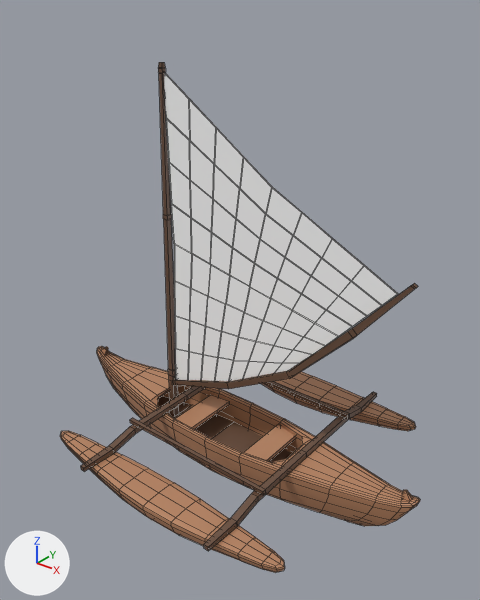
A saved change to the FBX model IslandWish/IslandWishGame/Assets/Art/Environment/boat.fbx.
The view is the same before and after, from a 50 mm lens placed at (6.5, -7.42, 7.51), pointed at (0.56, 0.01, 2.91). Every picture has the same lights, and +X, +Y and +Z are marked at lower left. Mesh edges are drawn as thin lines. Where no turn or scale is listed for an object, it has been applied to the vertices.

Objects in the first picture: 'boat', 'sail'.
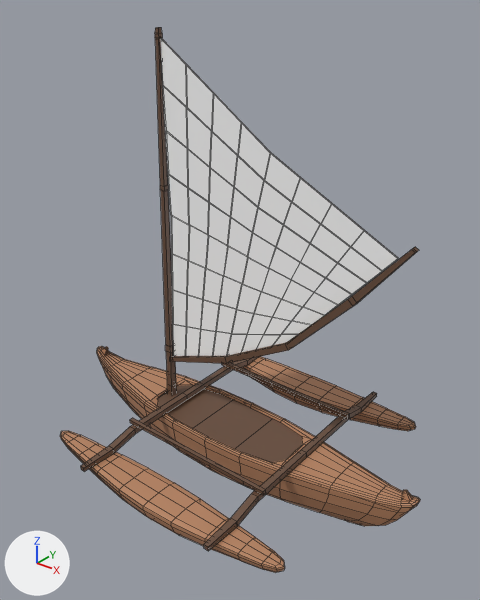
Where the newer file only moved an object's origin or applied its transform, the numbers keep the older frame.

Where the change shows, as pixel boxes [x1, y1, x2, y2] in the pictures (480 x 600 px; the box of a moved part takes in the faces that stretch with it):
'sail', mesh moved
    before: [158, 62, 418, 417]
    after: [155, 27, 419, 395]
'boat', reshaped, rescaled
    both: [60, 346, 420, 573]
part 2 of me_cube_040, moved or reshaped
    both: [204, 392, 377, 551]
part 3 of me_cube_040, moved or reshaped
    before: [81, 386, 206, 471]
    after: [81, 357, 258, 471]
part 4 of me_cube_040, moved or reshaped
    before: [265, 381, 350, 419]
    after: [222, 363, 350, 419]
part 5 of me_cube_040, moved or reshaped
    both: [130, 418, 266, 495]
part 6 of me_cube_040, moved or reshaped
    both: [97, 346, 420, 526]
part 7 of me_cube_040, moved or reshaped
    both: [60, 431, 285, 573]
part 8 of me_cube_040, moved or reshaped
    before: [261, 372, 416, 431]
    after: [231, 356, 416, 431]
part 9 of me_cube_040, moved or reshaped (not visible afterwards)
    before: [175, 395, 229, 429]
part 10 of me_cube_040, moved or reshaped (not visible afterwards)
    before: [243, 425, 295, 461]
part 11 of me_cube_040, moved or reshaped
    before: [158, 396, 292, 462]
    after: [158, 385, 303, 462]

Edits to the bpy script that builds the scene:
```text
Change me_cube_041:
    where me_cube_041.from_pydata(...)  # 256 vertices, 216 faces; spans x -0.08..4.46, y -0.22..0.09, z -0.14..6.34
    used by ob_sail; location = (-1.01, -0.02, 0.04)
    me_cube_041 part 1: the whole mesh is moved by (-0.06, 0.02, 0.48)
Change me_cube_040:
    where me_cube_040.from_pydata(...)  # 790 vertices, 765 faces; spans x -86.6..34.4, y -2.4..2.4, z -22.9..5.6
    used by ob_boat; location = (1.89, 0.0, 0.55); scale = (0.0578, 1.0, 0.0506)
    me_cube_040 part 2: the loose piece of 28 vertices spanning x -1.0..1.0, y -2.4..2.4, z -3.2..1.0 is scaled about the mesh origin by (0.0578, 1, 0.0506)
    me_cube_040 part 3: the loose piece of 28 vertices spanning x -46.5..-44.5, y -2.4..2.4, z -3.2..1.0 is scaled about the mesh origin by (0.0578, 1, 0.0506)
    me_cube_040 part 4: the loose piece of 8 vertices spanning x -47.5..1.9, y 1.2..1.3, z 1.4..2.7 is scaled about the mesh origin by (0.0578, 1, 0.0506)
    me_cube_040 part 5: the loose piece of 8 vertices spanning x -47.5..1.9, y -1.3..-1.2, z 1.4..2.7 is scaled about the mesh origin by (0.0578, 1, 0.0506)
    me_cube_040 part 6: the loose piece of 414 vertices spanning x -86.6..34.4, y -0.7..0.7, z -22.9..5.6 is scaled about the mesh origin by (0.0578, 1, 0.0506)
    me_cube_040 part 7: the loose piece of 138 vertices spanning x -64.3..17.8, y -2.3..-1.7, z -12.5..-2.4 is scaled about the mesh origin by (0.0578, 1, 0.0506)
    me_cube_040 part 8: the loose piece of 138 vertices spanning x -64.3..17.8, y 1.7..2.3, z -12.5..-2.4 is scaled about the mesh origin by (0.0578, 1, 0.0506)
    me_cube_040 part 9: the loose piece of 8 vertices spanning x -42.5..-35.2, y -0.6..0.6, z -4.6..-3.2 is scaled about the mesh origin by (0.0578, 1, 0.0506)
    me_cube_040 part 10: the loose piece of 8 vertices spanning x -15.7..-8.4, y -0.6..0.6, z -4.6..-3.2 is scaled about the mesh origin by (0.0578, 1, 0.0506)
    me_cube_040 part 11: the loose piece of 12 vertices spanning x -74.8..23.5, y -0.5..0.5, z -10.8 is scaled about its middle by (0.0657, 1.14, 1), then moved by (24.2, 0.0, 10.7)
Change ob_boat:
    ob_boat.scale: (0.0578, 1.0, 0.0506) -> (1.0, 1.0, 1.0)
```
